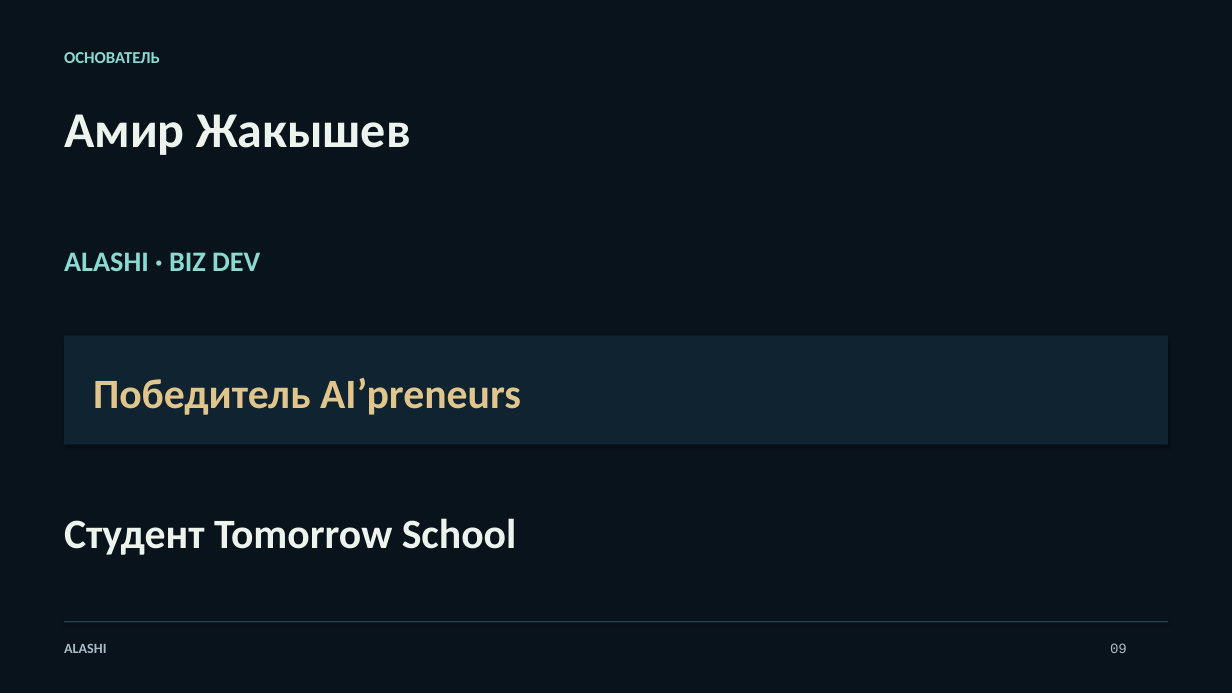
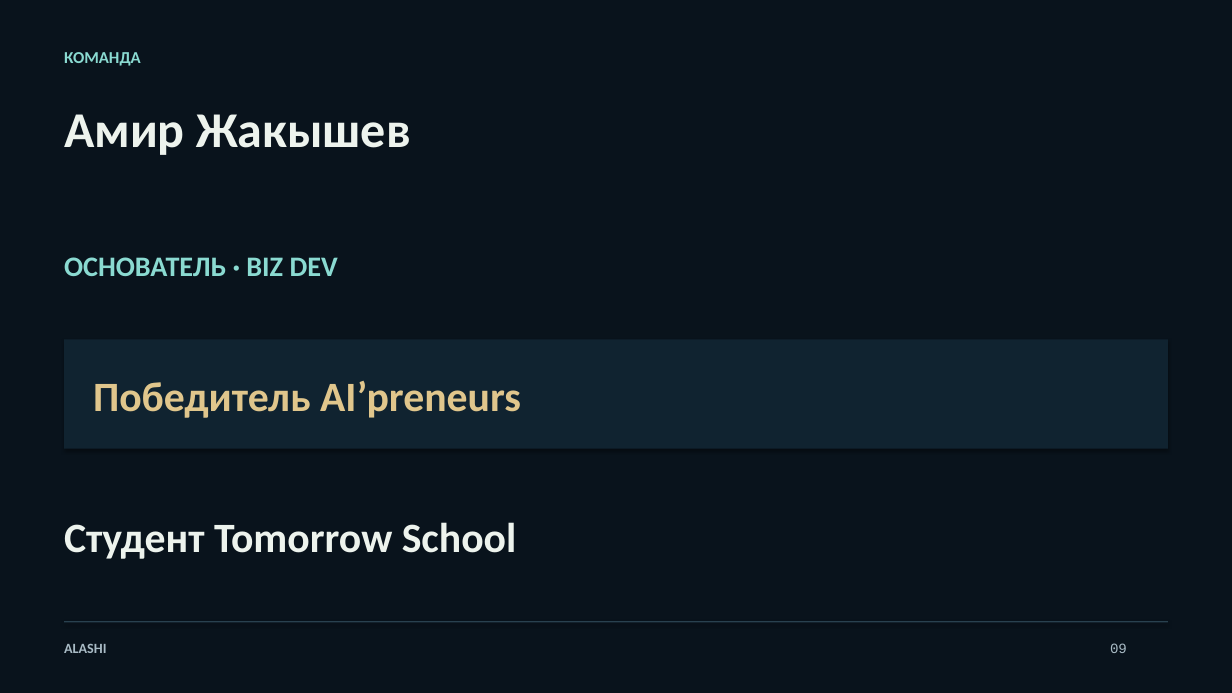
Before and after one commit to Jakisheff/alashi, a slide deck: slide 9 of docs/out/deck.pptx. Drawn at 1232x693 pixels with LibreOffice and Linux fonts; fonts in the diff are those of the drawing. Boxes give left, top, right and bottom in pixels: in the first picture for what was removed or moved away, otherwise in the second. Text is boxed around its words. In the diff, an @@ line names an element or a change of style, - is before the commit and + after.

Commit message:
Explain Alashi through gameplay and repair documented local setup

```diff
--- a/docs/out/deck.pptx
+++ b/docs/out/deck.pptx
@@ text at <box>64,52,141,66</box>: text changed @@
-ОСНОВАТЕЛЬ
+КОМАНДА
@@ text at <box>64,257,338,276</box>: text changed @@
-ALASHI · BIZ DEV
+ОСНОВАТЕЛЬ · BIZ DEV
@@ rectangle: place and size @@
-rectangle at <box>64,335,1167,445</box>
+rectangle at <box>64,339,1167,448</box>
@@ text "Студент Tomorrow School": place and size @@
-text "Студент Tomorrow School" at <box>64,518,517,555</box>
+text "Студент Tomorrow School" at <box>64,522,517,559</box>
```
Also in this commit, not shown: 5 other slides changed, 4 slides added, 4 slides removed, 23 other files.
